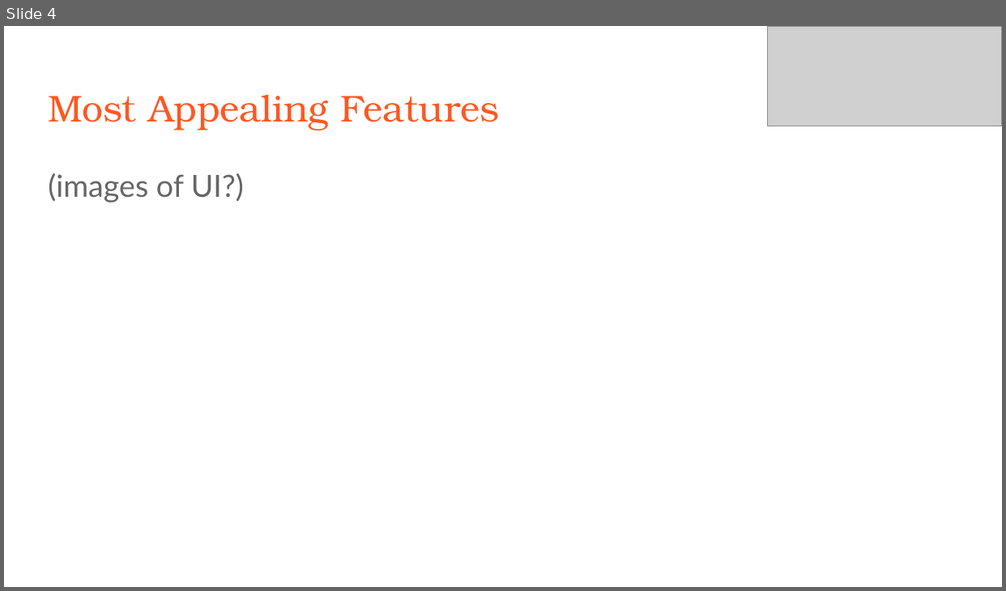
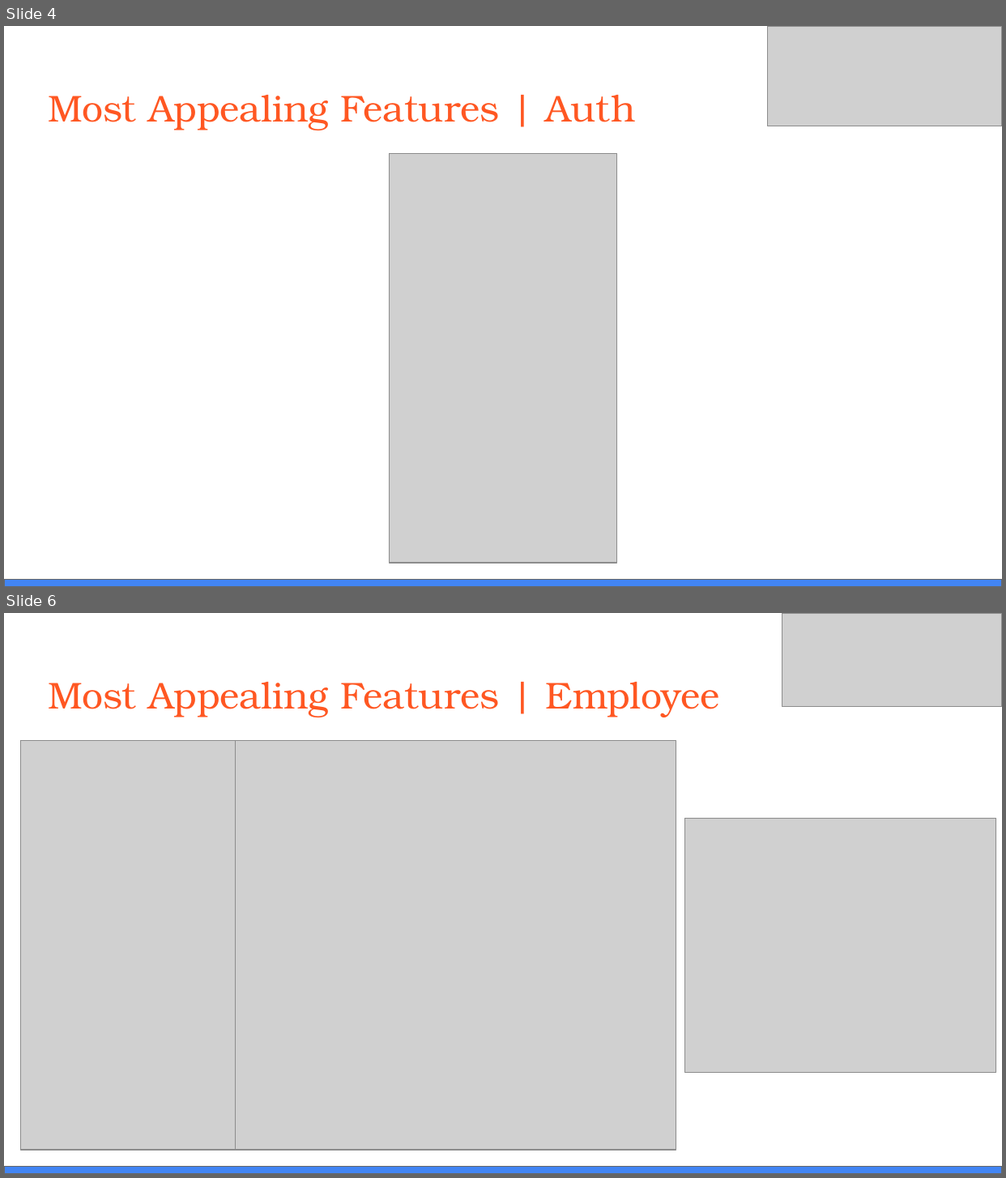
Before and after one commit to tmyarow/CS3704_Project, a slide deck: Restaurant Automation - Final Presentation.pptx. Shown one above the other, each under a label of ours: slide 4 before the commit, slides 4 and 6 after it; the slides between them are not shown. The pictures are 1006x591 and 1006x1178 pixels, drawn with LibreOffice and Linux fonts; fonts in the diff are those of the drawing; grey boxes stand for pictures. Boxes give left, top, right and bottom in pixels: in the first picture for what was removed or moved away, otherwise in the second. Text is boxed around its words. In the diff, an @@ line names an element or a change of style, - is before the commit and + after.

```diff
--- a/Restaurant Automation - Final Presentation.pptx
+++ b/Restaurant Automation - Final Presentation.pptx
@@ slide 6 added at bbox=[4, 613, 1002, 1174], background #FFFFFF @@
@@ picture added at bbox=[782, 613, 1002, 707] @@
@@ title added at bbox=[48, 682, 719, 717], 27 pt, text #FF5722 @@
+Most Appealing Features | Employee
@@ picture added at bbox=[21, 741, 236, 1150] @@
@@ picture added at bbox=[235, 741, 675, 1150] @@
@@ picture added at bbox=[684, 819, 996, 1073] @@
@@ rectangle added at bbox=[4, 1167, 1002, 1174], fill #4285F4, outline #666666 0.75 pt @@
@@ slide 4 changed as well @@
@@ title at bbox=[48, 95, 636, 130]: text changed @@
-Most Appealing Features
+Most Appealing Features | Auth
@@ picture added at bbox=[390, 154, 616, 563] @@
@@ text removed at bbox=[48, 173, 244, 203] @@
-(images of UI?)
@@ rectangle added at bbox=[4, 580, 1002, 587], fill #4285F4, outline #666666 0.75 pt @@
```
Also in this commit, not shown: 3 other slides changed, 5 other slides added, 3 slides removed.
